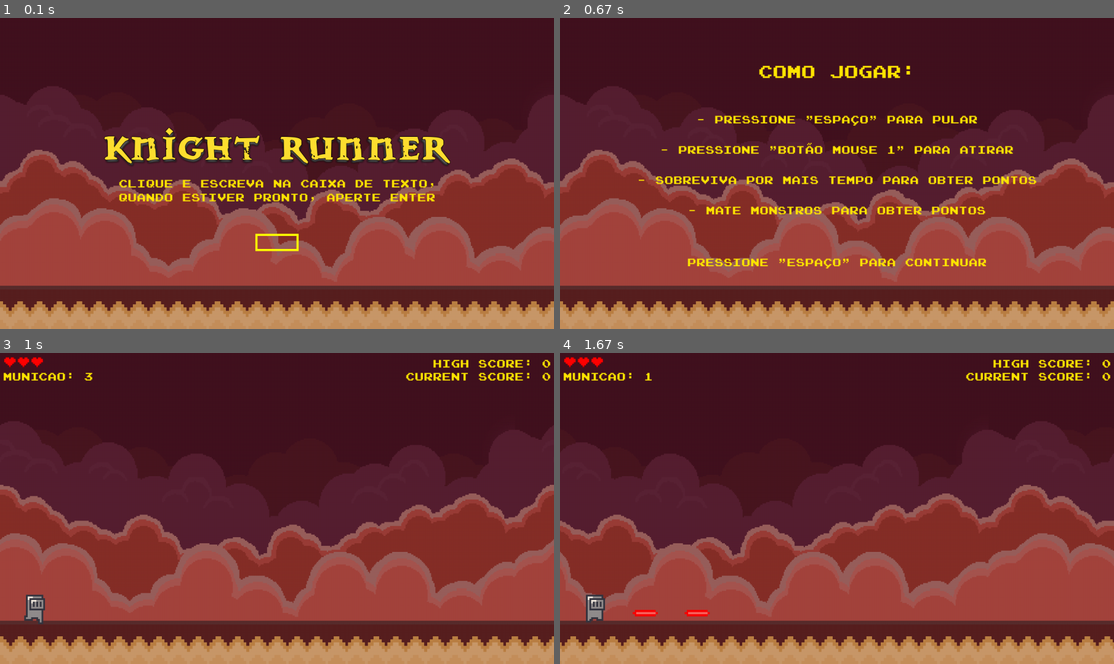
Above: before the commit, frames 1-4 (two rows, left to right).
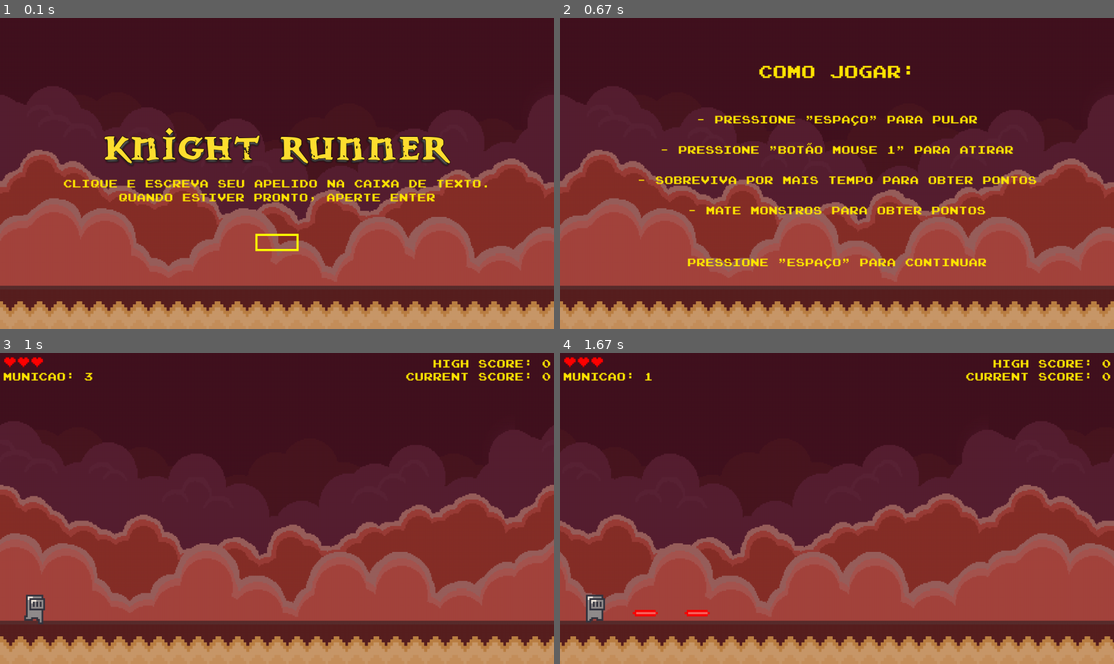
Above: after the commit, the same moments.

Repository: insper-classroom/devlife-23-1-projeto-pygame-henrique-e-guilherme
Game: pygame game, started from jogo/funcoes/jogo.py
The game is run twice, just before and just after one commit, with the same random seed, the same clock (stepped at 60 frames per second) and the same inputs.
Inputs (mouse positions are in pixels of both pictures, inside the frame that each line leads up to):
- Up to frame 1 (0.1 s): no input
- Up to frame 2 (0.67 s): tap Enter at 0.33 s
- Up to frame 3 (1 s): tap Space at 0.67 s
- Up to frame 4 (1.67 s): click (859, 545) at 1.05 s; click (648, 583) at 1.38 s

The runs differ from the first frame. In frame 1, 1.2% of the frame differs, in the area x 11-88%, y 51-55%; in frame 2, nothing differs; in frame 3, nothing differs; in frame 4, nothing differs.

Commit message:
site finalizado e sistema de ranking atualizado

Diff:
--- a/jogo/funcoes/classes.py
+++ b/jogo/funcoes/classes.py
@@ -44,9 +44,10 @@
         self.fonte = pygame.font.Font(assets['fonte'], 50)
         self.fonte2 = assets['fonte2']
         self.texto2 = self.fonte2.render('Quando estiver pronto, aperte ENTER', True, (255, 230, 0))
-        self.texto3 = self.fonte2.render('Clique e escreva na caixa de texto,', True, (255, 230, 0))
+        self.texto3 = self.fonte2.render('Clique e escreva seu apelido na caixa de texto.', True, (255, 230, 0))
         self.caixa_de_texto = CaixaTexto(self.fonte2, assets)
         self.texto2_pos_x = 640 - self.texto2.get_rect()[2] / 2
+        self.texto3_pos_x = 640 - self.texto3.get_rect()[2] / 2
 
 
         self.logo = pygame.transform.scale(pygame.image.load('jogo/assets/logo.png'), (812, 98))
@@ -71,7 +72,7 @@
         self.tela.blit(self.logo, (234, 250))
 
         self.tela.blit(self.texto2, (self.texto2_pos_x, 400))
-        self.tela.blit(self.texto3, (self.texto2_pos_x, 368))
+        self.tela.blit(self.texto3, (self.texto3_pos_x, 368))
         self.caixa_de_texto.desenha(self.tela)
         pygame.display.update()
 
@@ -214,6 +215,13 @@
 
         self.pontuacao = 0
         self.texto_pontuacao = self.fonte2.render('Current score: ' + str(self.pontuacao), True, (255, 230, 0))
+
+        df = pd.read_csv('usuarios.csv')
+        df = df.sort_values(by=['score'], ascending=False)
+        df.to_csv('usuarios.csv', index=False)
+        if len(df) > 0:
+            assets['highscore'] = df.iloc[0]['score']
+
         self.timer_pontuacao_comeco = 0
         self.texto_highscore = self.fonte2.render('High score: ' + str(assets['highscore']), True, (255, 230, 0))
 
@@ -221,14 +229,15 @@
         self.texto_municao = self.fonte2.render('Municao: ' + str(self.jogador.municoes), True, (255, 230, 0))
 
         self.lista_de_vidas = []
-        self.timer_vidas_comeco = 0
+        self.timer_vidas_comeco = 0\
+
 
     #Ajuda do Ninja Marcelo
-    def salvar_highscore(self, assets):
+    def salvar_highscore(self, assets, score):
         #Le o arquivo csv
         df = pd.read_csv('usuarios.csv', sep=',')
         #Adiciona ao dataframe o novo usuario e sua pontuacao
-        df = df._append({'player': assets['usuario_atual'], 'score': assets['highscore']}, ignore_index=True)
+        df = df._append({'player': assets['usuario_atual'], 'score': score}, ignore_index=True)
         #Salva o arquivo csv com o dataframe
         df.to_csv('usuarios.csv', sep=',', index=False)
 
@@ -358,7 +367,7 @@
         if self.jogador.vidas <=0:
             self.tem_que_trocar = True
             assets['pontuacao'] = self.pontuacao
-            self.salvar_highscore(assets)
+            self.salvar_highscore(assets, self.pontuacao)
 
         #Pontuação
         self.timer_pontuacao_fim = pygame.time.get_ticks() // 1000
@@ -398,10 +407,14 @@
         self.tela = assets['tela']
 
         self.fonte2 = assets['fonte2']
+        self.fonte2_grande = assets['fonte2_grande']
 
         self.fonte = assets['fonte']
         self.texto = self.fonte2.render('Pressione "ESPAÇO" para reiniciar ou "ESC" PARA SAIR ' , True, (250, 250, 250))
         self.texto_pos_x = 640 - self.texto.get_rect()[2] / 2
+
+        self.texto2 = self.fonte2_grande.render('RANKING:' , True, ((255, 230, 0)))
+        self.texto2_pox_x = 640 - self.texto2.get_rect()[2] / 2
 
 
 
@@ -436,10 +449,12 @@
 
         self.tela.blit(self.fundo, (0, 0))
         self.tela.blit(self.chao, (0, 620))
-        self.tela.blit(self.texto, (self.texto_pos_x, 200))
+        self.tela.blit(self.texto, (self.texto_pos_x, 225))
+        self.tela.blit(self.texto2, (self.texto2_pox_x, 150))
 
         for player in self.lista_de_usuarios:
-            self.tela.blit(player, (450, 300 + 50 * self.lista_de_usuarios.index(player)))
+            self.texto_player_pos_x = 640 - player.get_rect()[2] / 2
+            self.tela.blit(player, (self.texto_player_pos_x, 300 + 50 * self.lista_de_usuarios.index(player)))
 
         pygame.display.update()
 
@@ -460,7 +475,7 @@
 
     def troca_tela(self):
         if self.tem_que_trocar:
-            return TelaJogo(self.dicionario)
+            return TelaInicial(self.dicionario)
         else:
             return self
 
@@ -708,9 +723,10 @@
         self.texto2_pos_x = 640 - self.texto2.get_rect()[2] / 2
 
         self.texto3 = self.fonte2.render('Pressione "ESPAÇO" para reiniciar, "ESC" PARA SAIR ou' , True, (250, 250, 250))
-
-        self.texto6 = self.fonte2.render('"TAB" para acessar a tabela' , True, (250, 250, 250))
         self.texto3_pos_x = 640 - self.texto3.get_rect()[2] / 2
+
+        self.texto6 = self.fonte2.render('"TAB" para acessar o ranking de jogadores' , True, (250, 250, 250))
+        self.texto6_pos_x = 640 - self.texto6.get_rect()[2] / 2
 
         self.texto4 = self.fonte2.render('High score: ' + str(assets['highscore']), True, (250, 250, 250))
         self.texto4_pos_x = 640 - self.texto4.get_rect()[2] / 2
@@ -735,7 +751,7 @@
         self.tela.blit(self.texto4, (self.texto4_pos_x, 350))
         self.tela.blit(self.texto5, (self.texto5_pos_x, 400))
         self.tela.blit(self.texto3, (self.texto3_pos_x, 470))
-        self.tela.blit(self.texto6, (self.texto3_pos_x + 200, 500))
+        self.tela.blit(self.texto6, (self.texto6_pos_x, 500))
 
 
         pygame.display.update()
@@ -755,7 +771,7 @@
                 if event.key == pygame.K_SPACE:
                     self.botao_som.play()
                     self.tem_que_trocar = True
-                    self.proxima_tela = TelaJogo(self.dicionario)
+                    self.proxima_tela = TelaInicial(self.dicionario)
                 elif event.key == pygame.K_TAB:
                     self.tem_que_trocar = True
                     self.proxima_tela = Tabela(self.dicionario)
Not shown, changed: docs/index.html
Not shown, removed: docs/site_teste/site.css
Not shown, removed: docs/site_teste/site.html
Not shown, removed: docs/site_teste/teste.html
